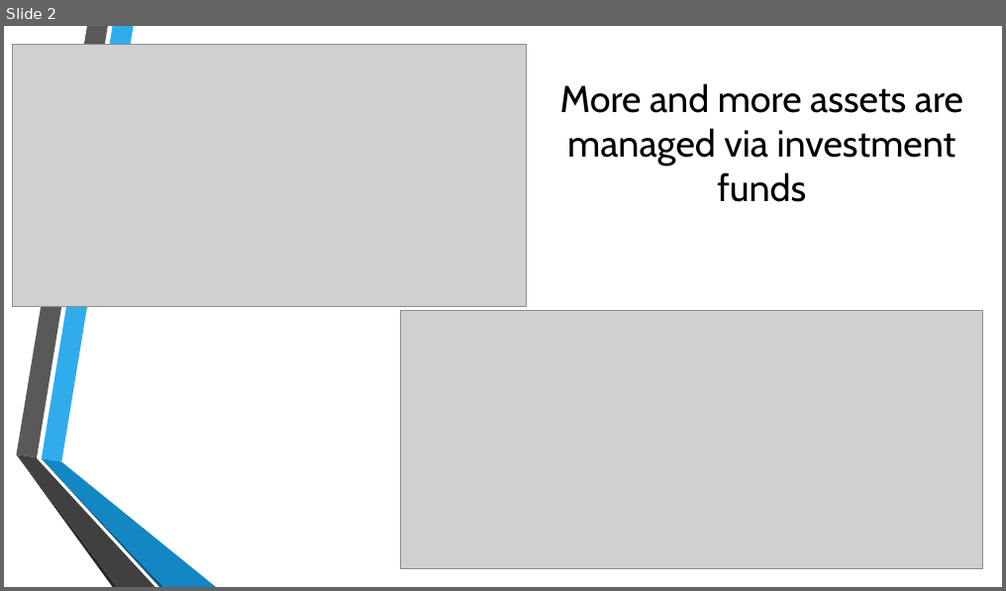
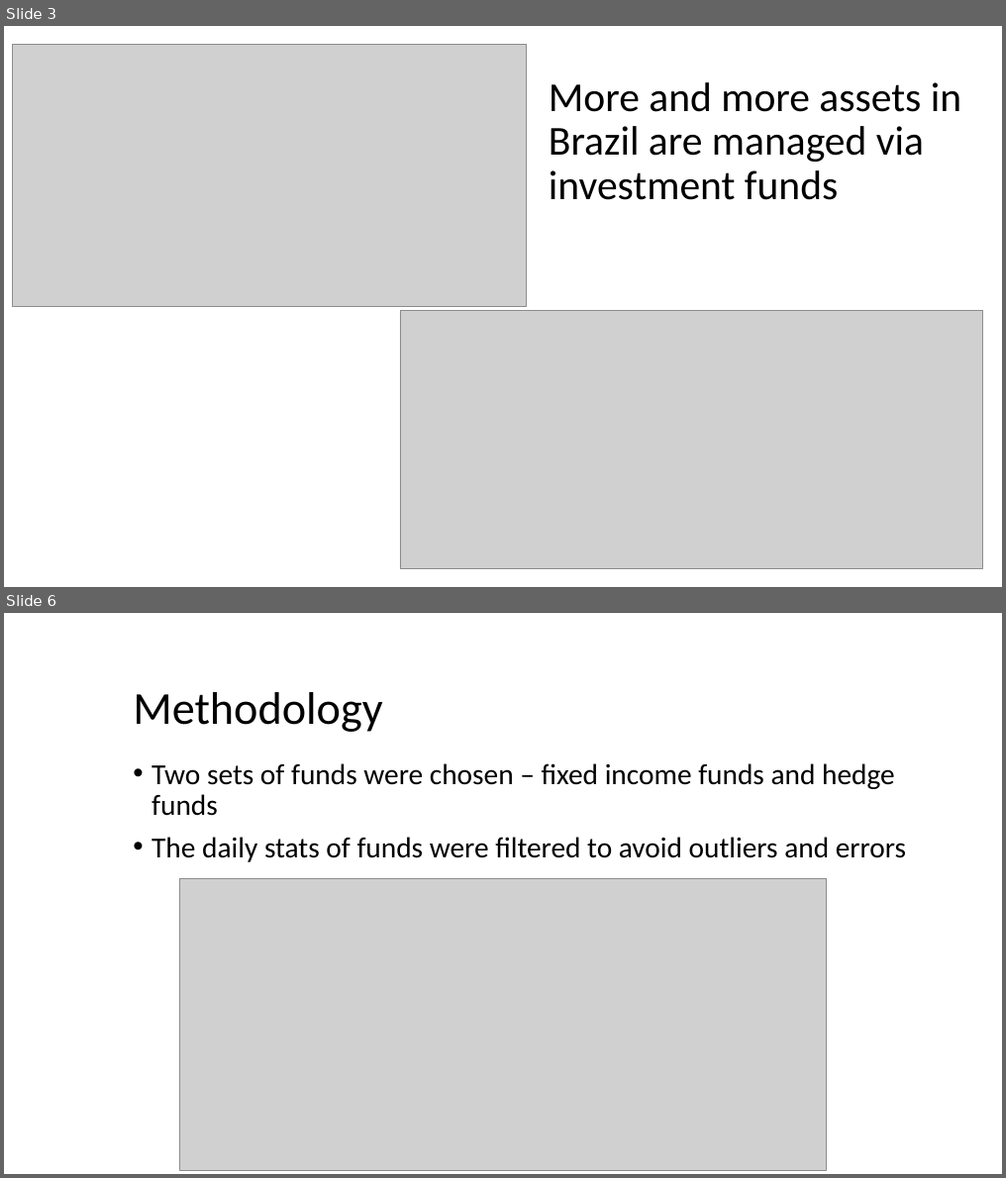
Before and after one commit to rafaelimai/ibmdscapstone, a slide deck: Presentation.pptx. Shown one above the other, each under a label of ours: slide 2 before the commit, slides 3 and 6 after it; the slides between them are not shown. The pictures are 1006x591 and 1006x1178 pixels, drawn with LibreOffice and Linux fonts; fonts in the diff are those of the drawing; grey boxes stand for pictures; background and template pictures are left out. Boxes give left, top, right and bottom in pixels: in the first picture for what was removed or moved away, otherwise in the second. Text is boxed around its words. In the diff, an @@ line names an element or a change of style, - is before the commit and + after.

```diff
--- a/Presentation.pptx
+++ b/Presentation.pptx
@@ slide 6 added at (x1=4, y1=613, x2=1002, y2=1174), background #FFFFFF @@
@@ title added at (x1=133, y1=692, x2=382, y2=732), 44 pt, text #000000 @@
+Methodology
@@ text added at (x1=152, y1=763, x2=906, y2=862), 28 pt, text #000000 @@
+• Two sets of funds were chosen – fixed income funds and hedge funds
+• The daily stats of funds were filtered to avoid outliers and errors
@@ picture added at (x1=179, y1=878, x2=827, y2=1170) @@
@@ what was slide 2 is now slide 3 @@
@@ slide 3 changed as well @@
@@ title at (x1=548, y1=82, x2=961, y2=200): text changed; size 36 to 39.6 pt; font Cabin to Calibri @@
-More and more assets are managed via investment funds
+More and more assets in Brazil are managed via investment funds
@@ group removed at (x1=16, y1=26, x2=216, y2=587): 6 freeform shapes @@
```
Also in this commit, not shown: 1 other slide changed, 18 other slides added, 1 slide removed.
